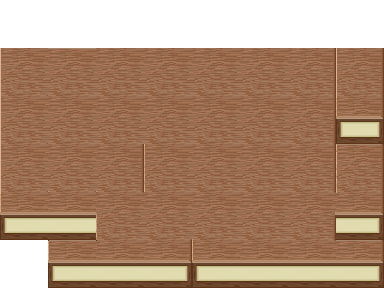
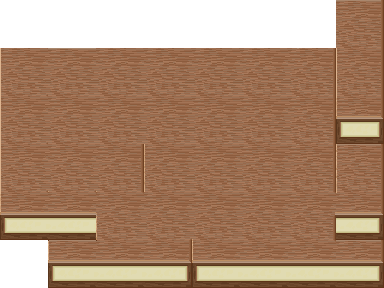
Before/after of a 384 × 288 layered artwork. What changed in the layer stack:
pixels changed over [336,0,384,48] (layer not identified)
